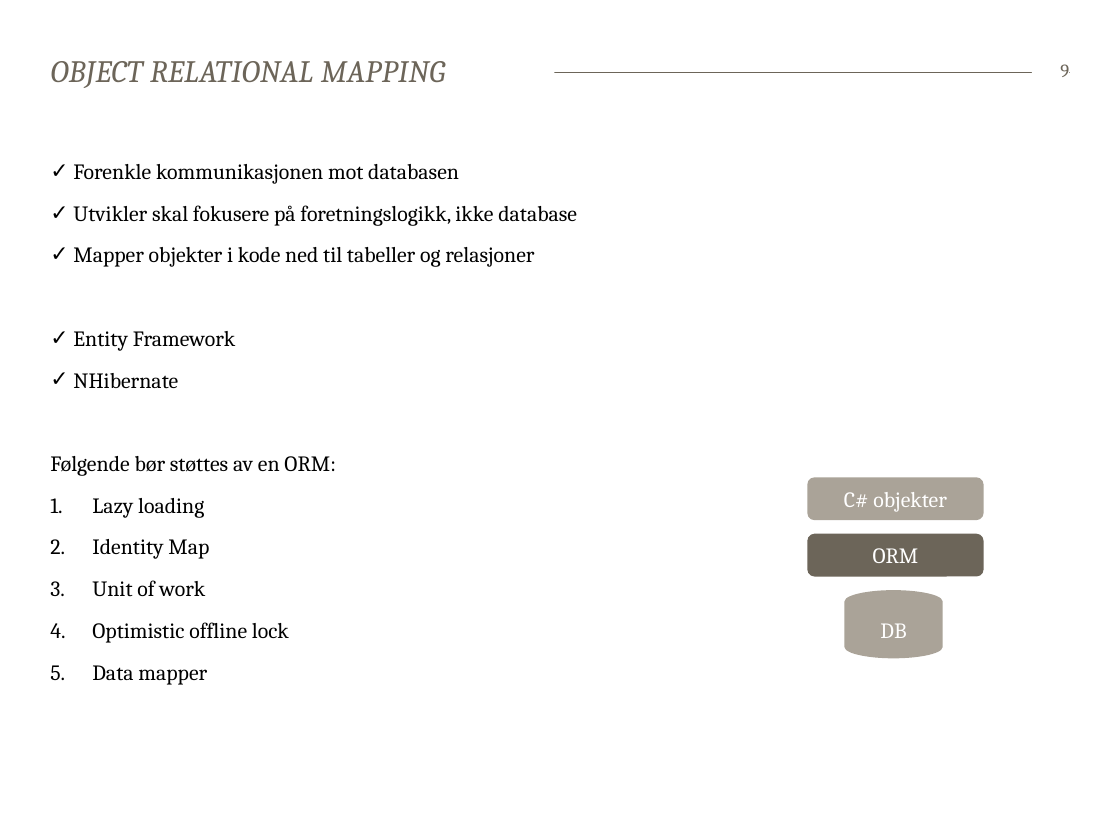
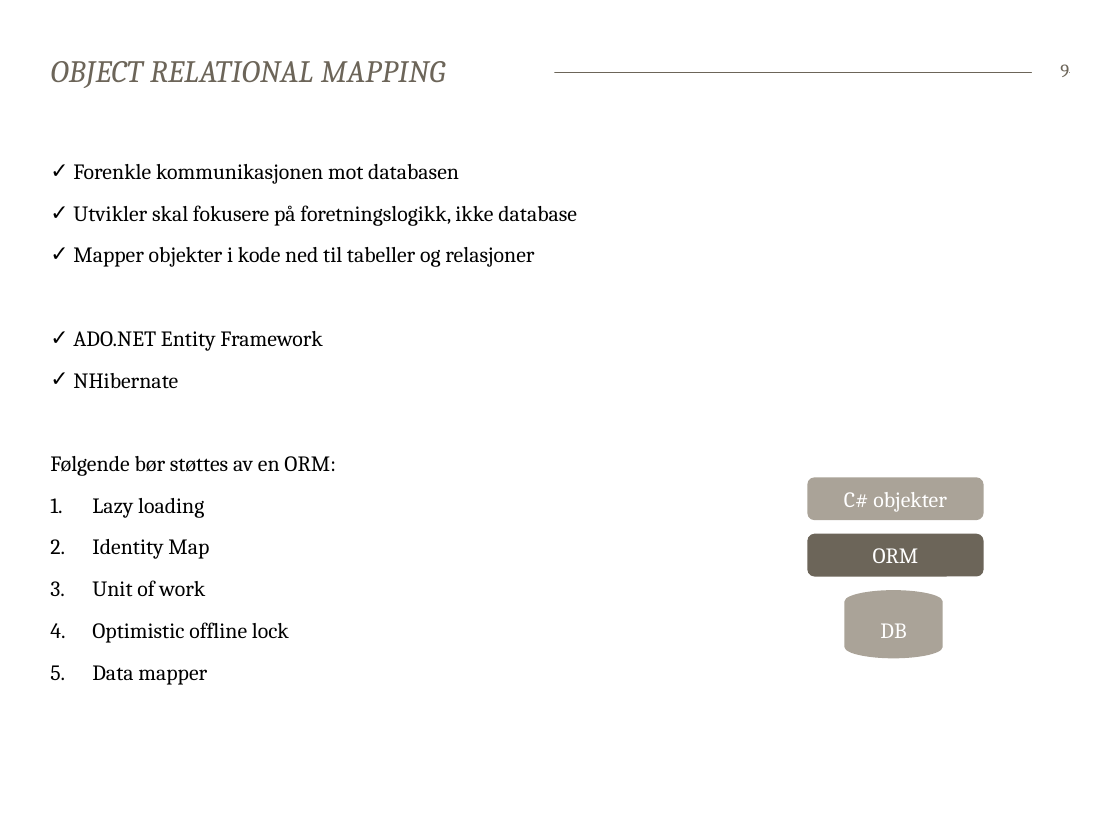
Before and after one commit to bekk/dotnetkurs, a slide deck: slide 9 of persistingData/persistingData.pptx. Drawn at 1120x840 pixels with LibreOffice and Linux fonts; fonts in the diff are those of the drawing. Boxes give left, top, right and bottom in pixels: in the first picture for what was removed or moved away, otherwise in the second. Text is boxed around its words. In the diff, an @@ line names an element or a change of style, - is before the commit and + after.

```diff
--- a/persistingData/persistingData.pptx
+++ b/persistingData/persistingData.pptx
@@ text at (73, 331, 322, 351): text changed @@
-✓ Entity Framework
+✓ ADO.NET Entity Framework
```
Also in this commit, not shown: 6 other slides changed.
